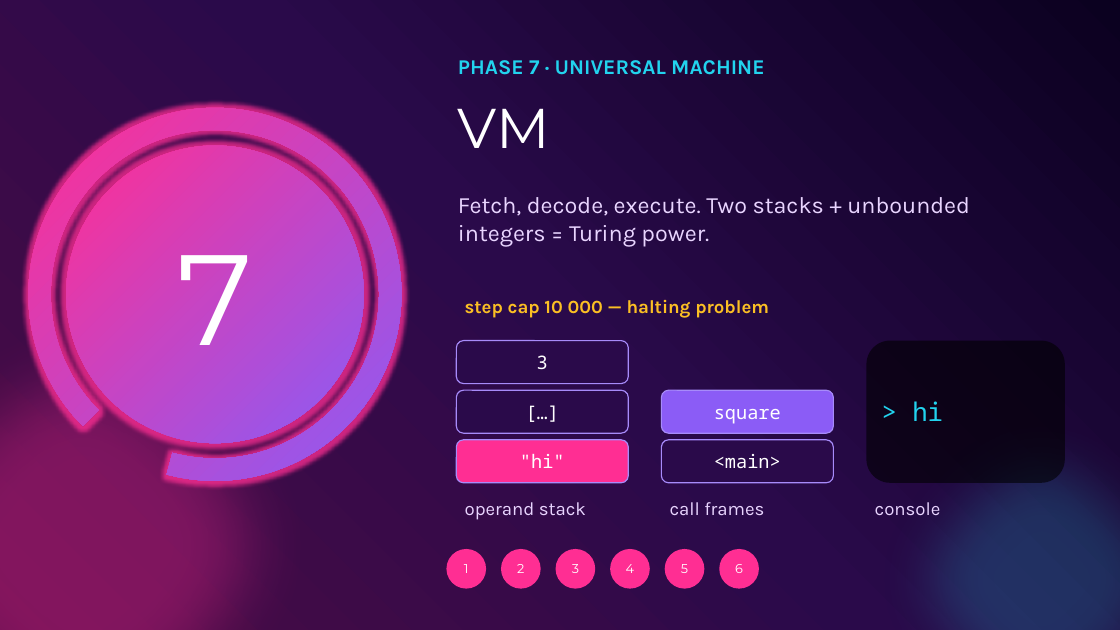
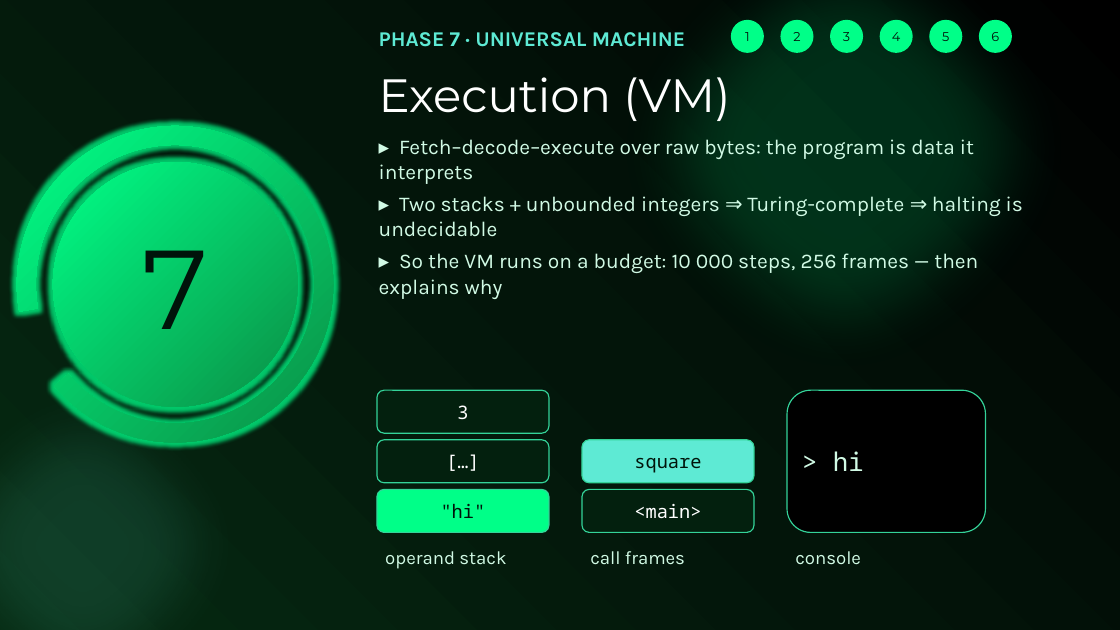
Before and after one commit to OrangeSorbet/Ouroboros, a slide deck: slide 15 of docs/Ouroboros_TOC_Endsem.pptx (slide 10 before the commit). Drawn at 1120x630 pixels with LibreOffice and Linux fonts; fonts in the diff are those of the drawing. Boxes give left, top, right and bottom in pixels: in the first picture for what was removed or moved away, otherwise in the second. Text is boxed around its words. In the diff, an @@ line names an element or a change of style, - is before the commit and + after.

```diff
--- a/docs/Ouroboros_TOC_Endsem.pptx
+++ b/docs/Ouroboros_TOC_Endsem.pptx
@@ background gradient #0B0120 to #2A0A4A to #4C0B45 to gradient #000000 to #03150A to #062A12 @@
@@ text "PHASE 7 · UNIVERSAL MACHINE" moved from (x1=458, y1=60, x2=764, y2=75) to (x1=379, y1=32, x2=685, y2=47) @@
@@ text "PHASE 7 · UNIVERSAL MACHINE" at (x1=379, y1=32, x2=685, y2=47): text colour #22D3EE to #5EEAD4 @@
@@ ellipse added at (x1=596, y1=0, x2=1092, y2=397), fill #00FF88 at 16% opacity @@
@@ ellipse "1" resized from (x1=446, y1=549, x2=486, y2=589) to (x1=731, y1=20, x2=764, y2=53) @@
@@ ellipse "2" resized from (x1=501, y1=549, x2=540, y2=589) to (x1=781, y1=20, x2=813, y2=53) @@
@@ ellipse "3" resized from (x1=555, y1=549, x2=595, y2=589) to (x1=830, y1=20, x2=863, y2=53) @@
@@ ellipse "4" resized from (x1=610, y1=549, x2=649, y2=589) to (x1=880, y1=20, x2=912, y2=53) @@
@@ ellipse "5" resized from (x1=665, y1=549, x2=704, y2=589) to (x1=929, y1=20, x2=962, y2=53) @@
@@ text colour #FFFFFF to #00140A; fill #FF2E93 to #00FF88 in 6 elements at (x1=731, y1=20, x2=764, y2=53), (x1=781, y1=20, x2=813, y2=53), (x1=830, y1=20, x2=863, y2=53), (x1=880, y1=20, x2=912, y2=53), (x1=929, y1=20, x2=962, y2=53), (x1=979, y1=20, x2=1012, y2=53) @@
@@ ellipse "6" resized from (x1=719, y1=549, x2=759, y2=589) to (x1=979, y1=20, x2=1012, y2=53) @@
@@ text at (x1=379, y1=77, x2=730, y2=121): text changed; size 48 to 40 pt @@
-VM
+Execution (VM)
@@ arch (boxed as its full ring) resized from (x1=29, y1=108, x2=402, y2=481) to (x1=17, y1=126, x2=334, y2=443) @@
@@ arch (boxed as its full ring) at (x1=17, y1=126, x2=334, y2=443): fill gradient #FF2E93 to #8B5CF6 to gradient #00FF88 to #0B8F45; proportions changed @@
@@ text "▸ Fetch–decode–execute over raw bytes: ..." at (x1=379, y1=139, x2=1023, y2=299): vertical alignment middle to top @@
@@ text at (x1=379, y1=139, x2=1023, y2=299): text changed; size 20 to 18 pt; text colour #E9D5FF to #D1FAE5 @@
-Fetch, decode, execute. Two stacks + unbounded integers = Turing power.
+▸ Fetch–decode–execute over raw bytes: the program is data it interprets
+▸ Two stacks + unbounded integers ⇒ Turing-complete ⇒ halting is undecidable
+▸ So the VM runs on a budget: 10 000 steps, 256 frames — then explains why
@@ ellipse "7" resized from (x1=66, y1=145, x2=364, y2=443) to (x1=53, y1=162, x2=297, y2=407) @@
@@ ellipse "7" at (x1=53, y1=162, x2=297, y2=407): size 110 to 96 pt, text colour #FFFFFF to #00140A; fill gradient #FF2E93 to #8B5CF6 to gradient #00FF88 to #0B8F45 @@
@@ text removed at (x1=465, y1=300, x2=769, y2=318) @@
-step cap 10 000 — halting problem
@@ ellipse resized from (x1=0, y1=297, x2=331, y2=630) to (x1=0, y1=364, x2=265, y2=630) @@
@@ ellipse at (x1=0, y1=364, x2=265, y2=630): fill #FF2E93 at 32% opacity to #5EEAD4 at 12% opacity @@
@@ rounded rectangle "> hi" at (x1=787, y1=391, x2=986, y2=533): text colour #22D3EE to #D1FAE5; fill #000000 at 60% opacity to #000000; outline none to #34D399 1 pt @@
@@ ellipse removed at (x1=860, y1=397, x2=1120, y2=630) @@
@@ 6 rounded rectangles, 3 texts moved together from (x1=456, y1=341, x2=1065, y2=520) to (x1=377, y1=391, x2=986, y2=569) @@
@@ fill #2A0A4A to #03200E; outline #A78BFA 1 pt to #34D399 1 pt in 3 elements at (x1=582, y1=490, x2=755, y2=533), (x1=377, y1=391, x2=549, y2=434), (x1=377, y1=440, x2=549, y2=483) @@
@@ rounded rectangle "square" at (x1=582, y1=440, x2=755, y2=483): text colour #FFFFFF to #00140A; fill #8B5CF6 to #5EEAD4; outline #A78BFA 1 pt to #34D399 1 pt @@
@@ rounded rectangle ""hi"" at (x1=377, y1=490, x2=549, y2=533): text colour #FFFFFF to #00140A; fill #FF2E93 to #00FF88; outline #A78BFA 1 pt to #34D399 1 pt @@
@@ text colour #E9D5FF to #D1FAE5 in 3 elements at (x1=385, y1=551, x2=506, y2=569), (x1=795, y1=551, x2=861, y2=565), (x1=590, y1=551, x2=685, y2=565) @@
```
Also in this commit, not shown: 6 other slides changed, 11 slides added, 4 slides removed, 11 other files.
